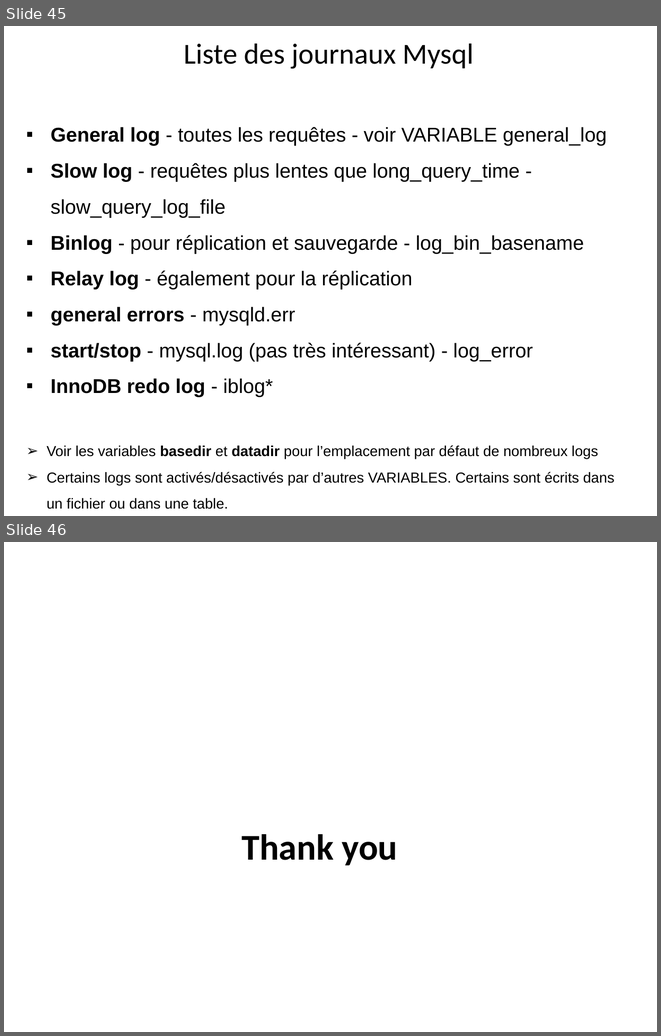
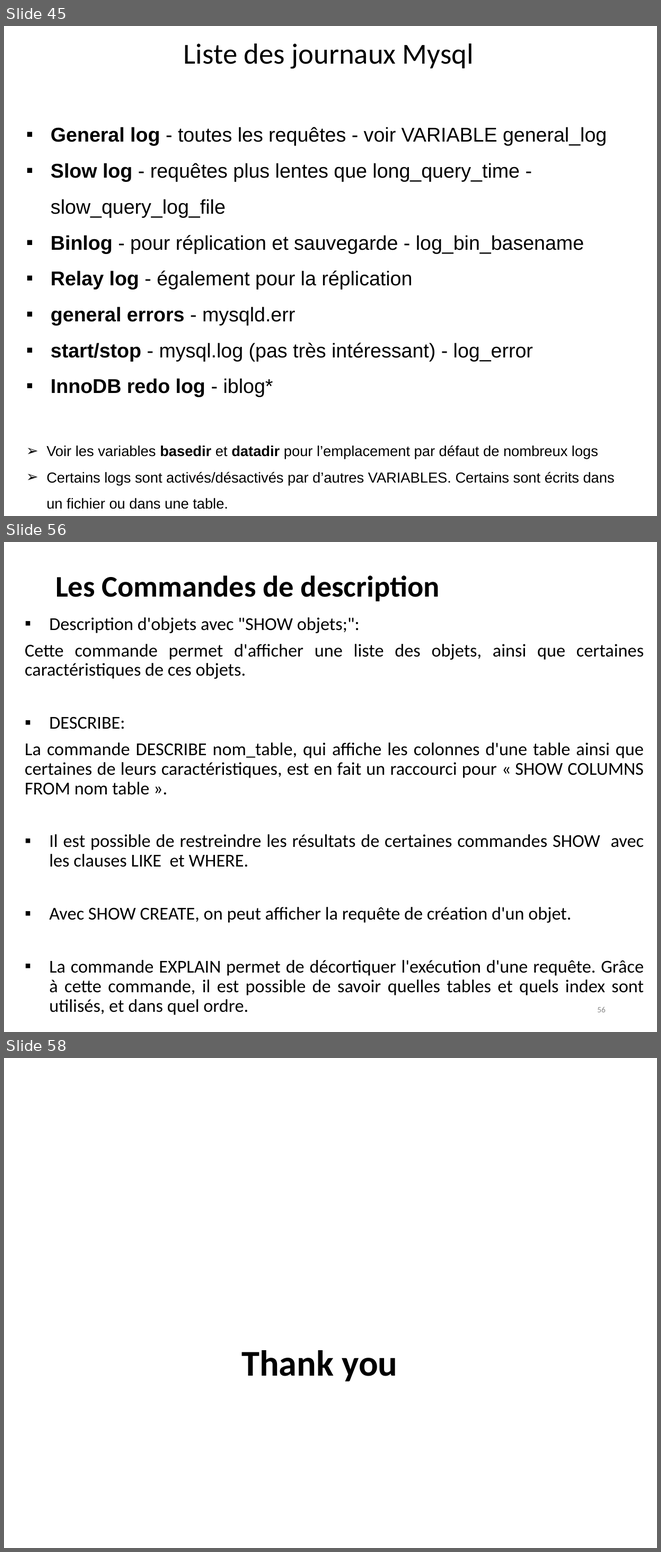
Before and after one commit to hosniah/mysql-labs, a slide deck: Administration MYSQL.pptx. Shown one above the other, each under a label of ours: slides 45 and 46 before the commit, slides 45, 56 and 58 after it; the slides between them are not shown. The pictures are 661x1036 and 661x1552 pixels, drawn with LibreOffice and Linux fonts; fonts in the diff are those of the drawing; background and template pictures are left out. Boxes give left, top, right and bottom in pixels: in the first picture for what was removed or moved away, otherwise in the second. Text is boxed around its words. In the diff, an @@ line names an element or a change of style, - is before the commit and + after.

Commit message:
adding some slides

```diff
--- a/Administration MYSQL.pptx
+++ b/Administration MYSQL.pptx
@@ slide 56 added at <box>4,542,657,1032</box>, background #FFFFFF @@
@@ title added at <box>55,575,440,601</box>, 33 pt, text #000000, bold @@
+Les Commandes de description
@@ text added at <box>25,617,644,995</box>, 20 pt, text #000000 @@
+▪ Description d'objets avec "SHOW objets;":
+Cette commande permet d'afficher une liste des objets, ainsi que certaines caractéristiques de ces objets.
+▪ DESCRIBE:
+La commande DESCRIBE nom_table, qui affiche les colonnes d'une table ainsi que certaines de leurs caractéristiques, est en fait un raccourci pour « SHOW COLUMNS FROM nom table ».
+▪ Il est possible de restreindre les résultats de certaines commandes SHOW avec les clauses LIKE et WHERE.
+▪ Avec SHOW CREATE, on peut afficher la requête de création d'un objet.
+▪ La commande EXPLAIN permet de décortiquer l'exécution d'une requête. Grâce à cette commande, il est possible de savoir quelles tables et quels index sont utilisés, et dans quel ordre.
@@ page number added at <box>597,1006,606,1012</box>, 9 pt, text #898989 @@
+56
@@ what was slide 46 is now slide 58 @@
```
Also in this commit, not shown: 11 other slides added.
